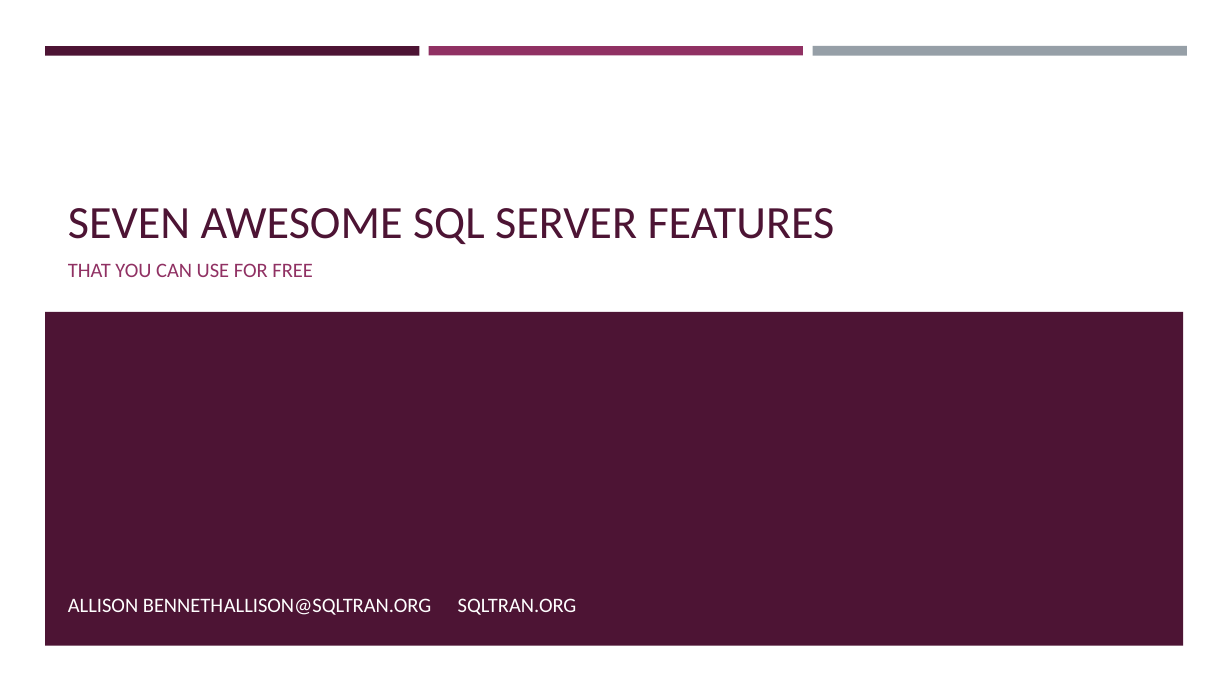
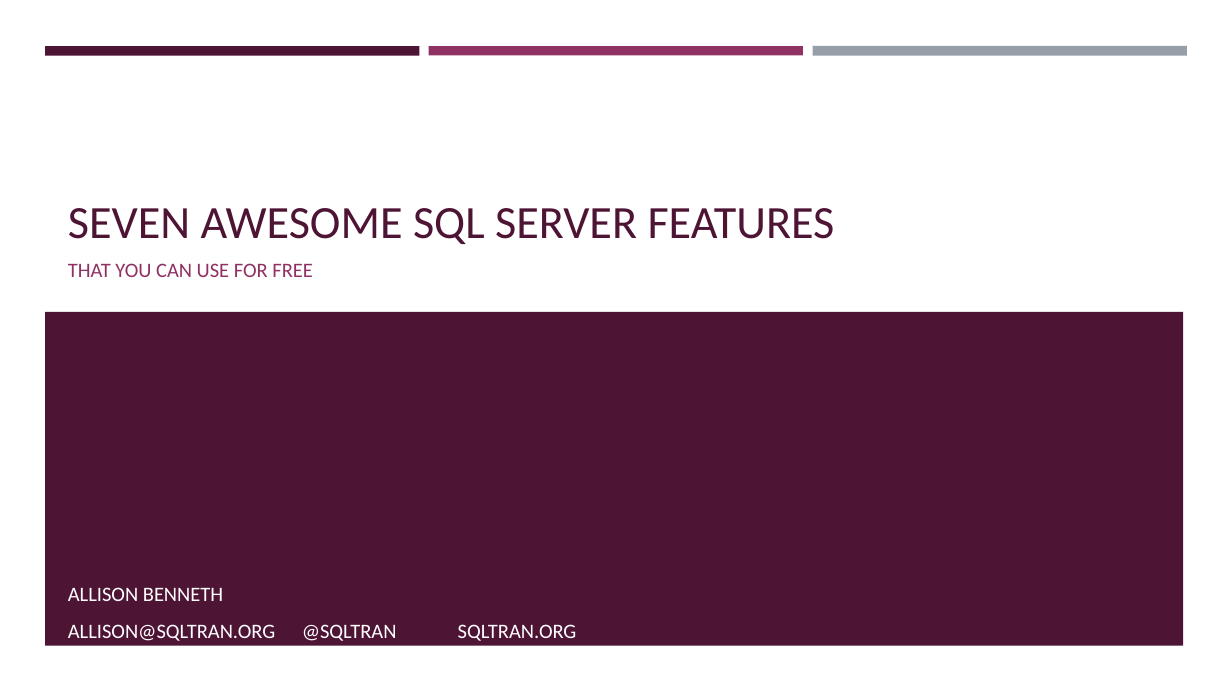
Before and after one commit to sqltran/SevenAwesomeSQLFeatures, a slide deck: slide 1 of AwesomeFreeSQLServerFeatures.pptx. Drawn at 1232x693 pixels with LibreOffice and Linux fonts; fonts in the diff are those of the drawing. Boxes give left, top, right and bottom in pixels: in the first picture for what was removed or moved away, otherwise in the second. Text is boxed around its words. In the diff, an @@ line names an element or a change of style, - is before the commit and + after.

Commit message:
Minor reformatting of title slide.

```diff
--- a/AwesomeFreeSQLServerFeatures.pptx
+++ b/AwesomeFreeSQLServerFeatures.pptx
@@ text "ALLISON BENNETH" at <box>68,587,577,641</box>: vertical alignment top to bottom @@
@@ text at <box>68,587,577,641</box>: text changed @@
-ALLISON BENNETH ALLISON@SQLTRAN.ORG SQLTRAN.ORG
+ALLISON BENNETH
+ALLISON@SQLTRAN.ORG @SQLTRAN SQLTRAN.ORG
```
